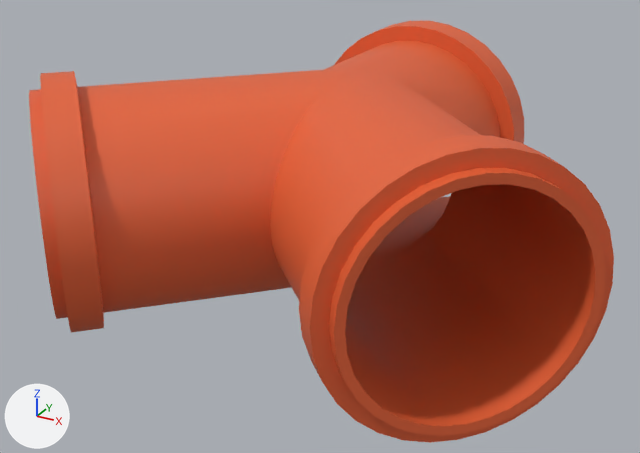
What one commit did to the Blender file Assets/Game/Models/ModularEnvironment/TuboY.blend.
The view is the same before and after, from a 50 mm camera at (1.8, -3.56, 3.49) aimed at (-0.01, -0.27, 1.85). The lights are fixed; the arrows at lower left show +X, +Y and +Z.

Objects in the first picture: 'TuboY'.
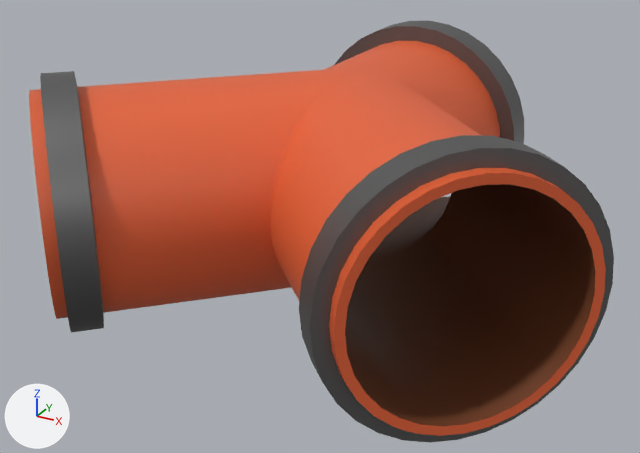
The change, as a list of edits to the scene's bpy script:
```text
Add mat_oscuro:
    mat_oscuro = principled_material('Oscuro')
    mat_oscuro.base_color = (0.179, 0.0558, 0.0218)  # brown #754329
Add mat_grsi:
    mat_grsi = principled_material('Grsi')
    mat_grsi.base_color = (0.184, 0.184, 0.184)  # grey #777777
    mat_grsi.metallic = 0.85
Change me_tuboy:
    where me_tuboy.from_pydata(...)  # 670 vertices, 672 faces; spans x -1.35..1.35, y 1.44..2.59, z -1.0..1.35
    used by ob_tuboy; location = (0.0, 0.0, 0.0); rotation_euler = (1.571, 0.0, 0.0), in degrees (90, 0, 0)
    me_tuboy part 1: 32 of the faces centred in x -0.46..0.46, y 1.56..2.48, z -0.6..-0.51 switch from mat_material_002 (orange #e76437) to mat_oscuro (brown #754329)
    me_tuboy part 2: 32 of the faces centred in x 0.33..0.88, y 1.56..2.48, z 0.24..0.98 switch from mat_material_002 (orange #e76437) to mat_oscuro (brown #754329)
    me_tuboy part 3: 96 of the faces centred in x -1.32..-0.48, y 1.46..2.58, z 0.48..1.32 switch from mat_material_002 (orange #e76437) to mat_grsi (grey #777777)
    me_tuboy part 4: 96 of the faces centred in x -0.57..0.57, y 1.45..2.59, z -0.93..-0.75 switch from mat_material_002 (orange #e76437) to mat_grsi (grey #777777)
    me_tuboy part 5: 96 of the faces centred in x 0.48..1.32, y 1.46..2.58, z 0.48..1.32 switch from mat_material_002 (orange #e76437) to mat_grsi (grey #777777)
```

Pixel boxes [x1, y1, x2, y2] of what changed, in the pictures (640 x 453 px):
part 1 of me_tuboy, recoloured
    both: [368, 196, 451, 260]
part 2 of me_tuboy, recoloured
    both: [345, 184, 595, 426]
part 3 of me_tuboy, recoloured (orange to grey)
    both: [40, 71, 104, 333]
part 4 of me_tuboy, recoloured
    both: [334, 21, 524, 143]
part 5 of me_tuboy, recoloured
    both: [299, 135, 614, 443]
